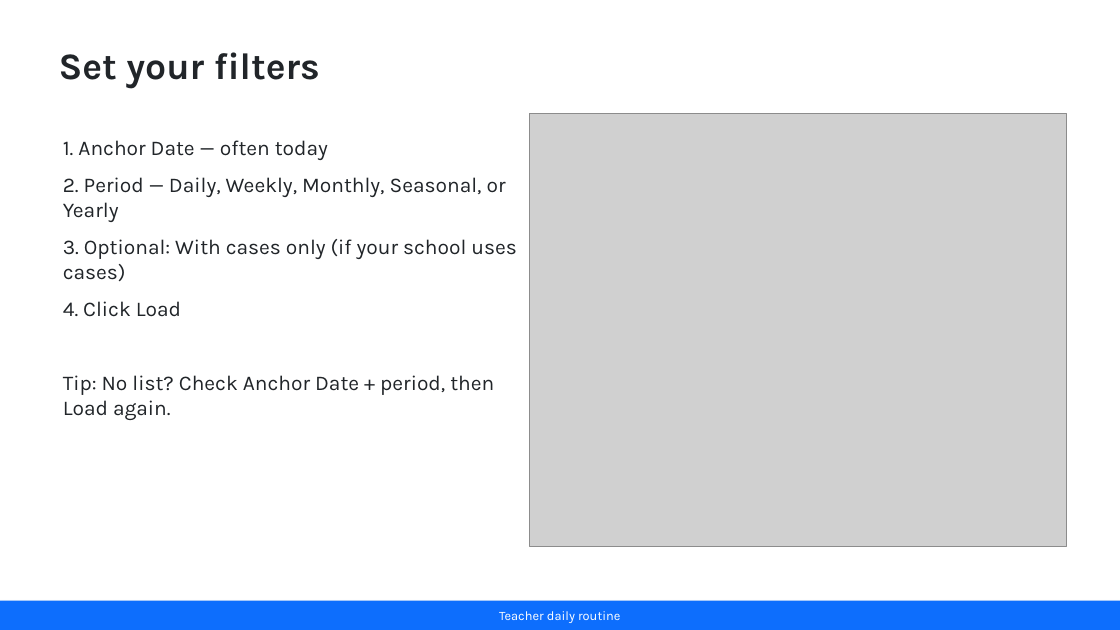
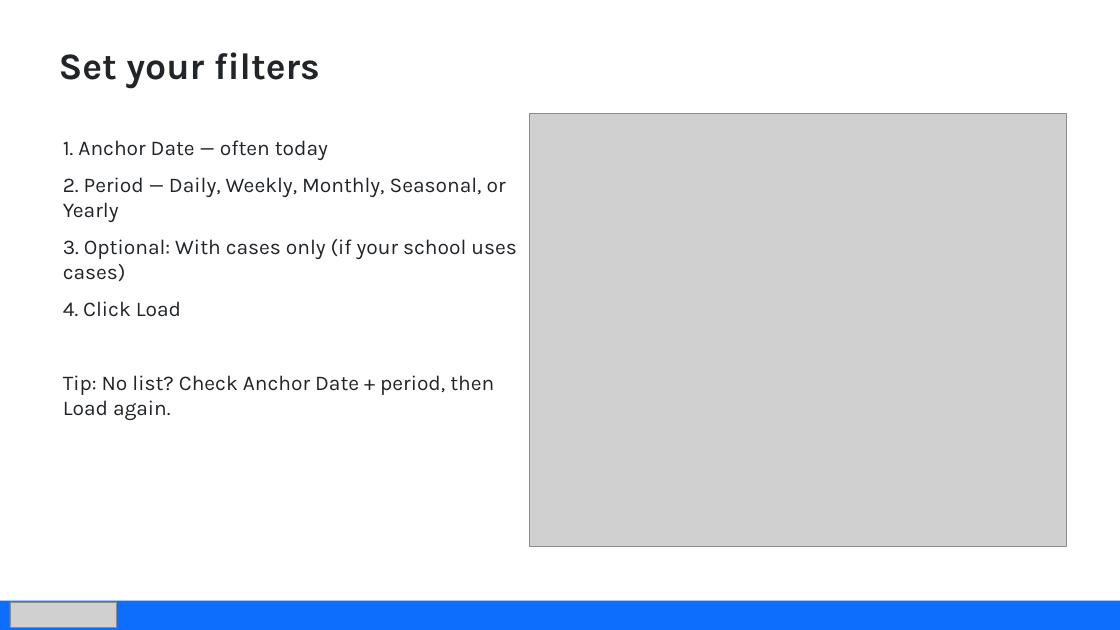
Before and after one commit to amin83p/Website-Core-Package, a slide deck: slide 11 of docs/training/teacher-daily-app/Teacher-Daily-App-Training.pptx (slide 10 before the commit). Drawn at 1120x630 pixels with LibreOffice and Linux fonts; fonts in the diff are those of the drawing; grey boxes stand for pictures. Boxes give left, top, right and bottom in pixels: in the first picture for what was removed or moved away, otherwise in the second. Text is boxed around its words. In the diff, an @@ line names an element or a change of style, - is before the commit and + after.

```diff
--- a/docs/training/teacher-daily-app/Teacher-Daily-App-Training.pptx
+++ b/docs/training/teacher-daily-app/Teacher-Daily-App-Training.pptx
@@ picture added at box(10, 602, 117, 628) @@
@@ text in rectangle at box(499, 611, 620, 623): text removed @@
-Teacher daily routine
```
Also in this commit, not shown: 8 other slides changed, 1 slide added, 1 other file.
